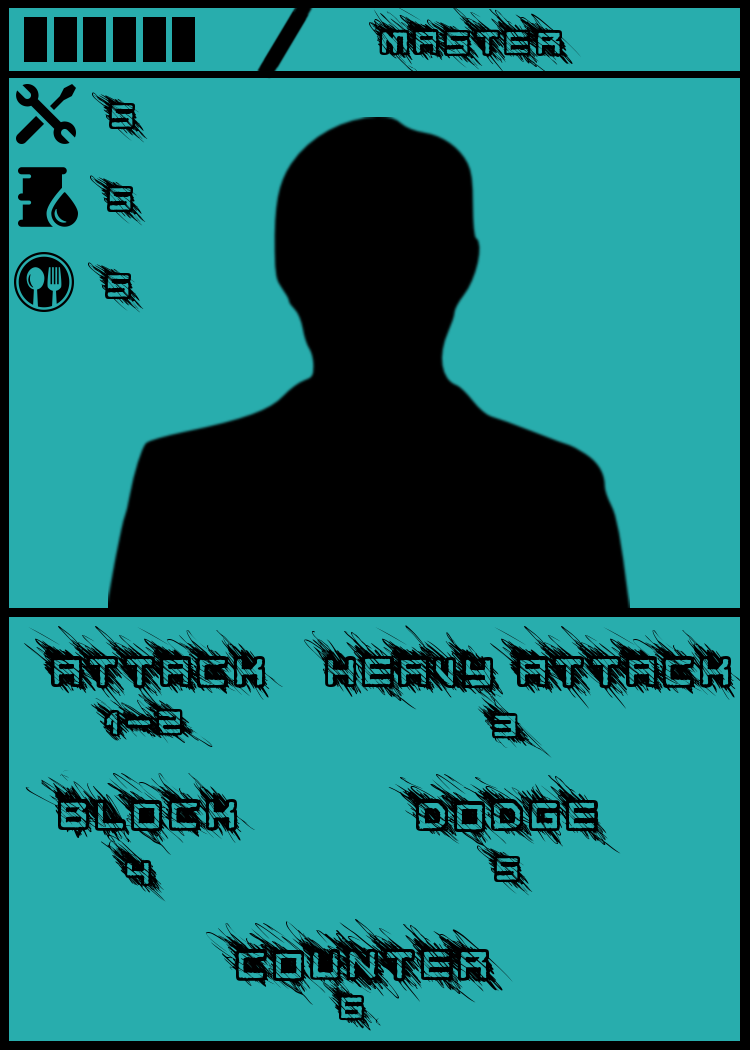
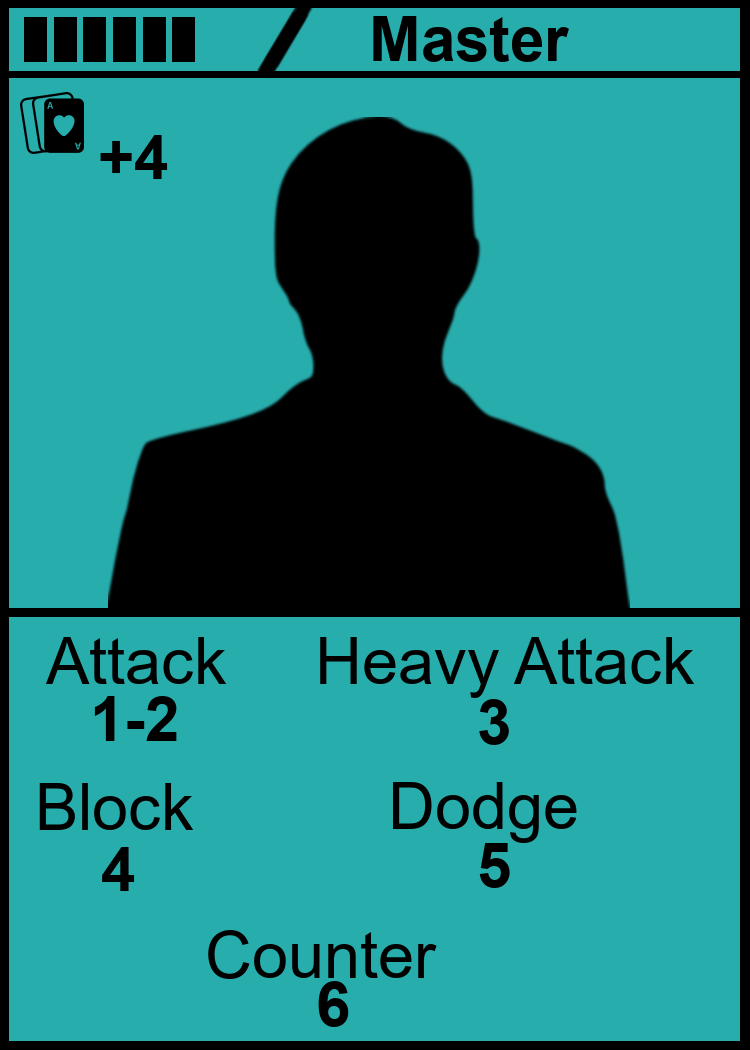
Before/after of a 750x1050 layered artwork. What changed in the layer stack:
painted on "Counter" over [205, 919, 513, 1005]
removed group "Resources Gained" (4 layers) over [14, 84, 148, 313]
removed layer "5 #3" from group "Resources Gained" over [88, 262, 144, 313]
removed layer "5 #2" from group "Resources Gained" over [90, 175, 146, 226]
removed layer "5 #1" from group "Resources Gained" over [92, 92, 148, 143]
added layer "+4" above "Scavenge" over [100, 135, 168, 179]
renamed "Symbols" to "Scavenge", moved it out of group "Resources Gained", painted on it over [14, 84, 84, 312]
painted on "6" over [316, 975, 381, 1031]
painted on "4" over [101, 835, 166, 902]
painted on "Block" over [25, 770, 255, 855]
painted on "5" over [477, 843, 533, 896]
painted on "Dodge" over [388, 774, 621, 856]
painted on "3" over [477, 691, 552, 758]
painted on "Heavy Attack" over [303, 625, 740, 710]
painted on "1-2" over [90, 692, 213, 747]
painted on "Attack" over [23, 626, 283, 709]
renamed "master" to "Master", painted on it over [369, 8, 581, 71]
